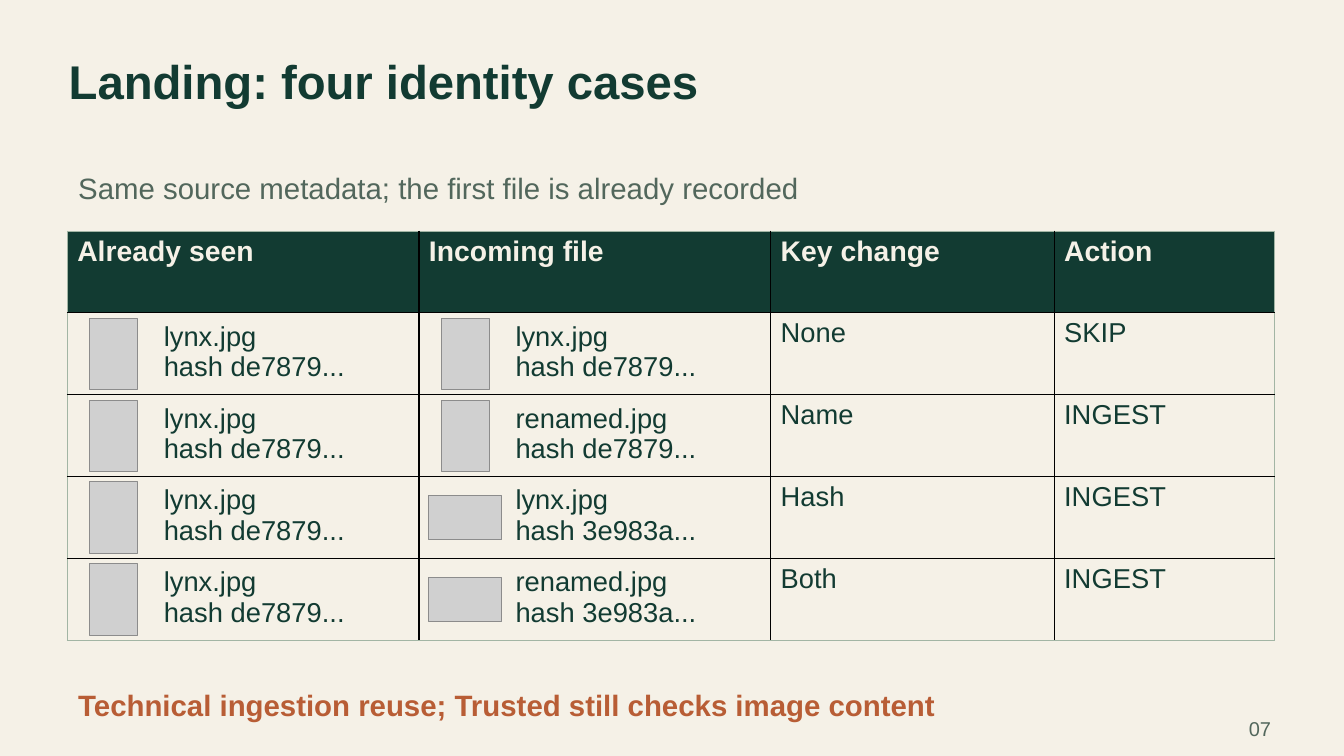
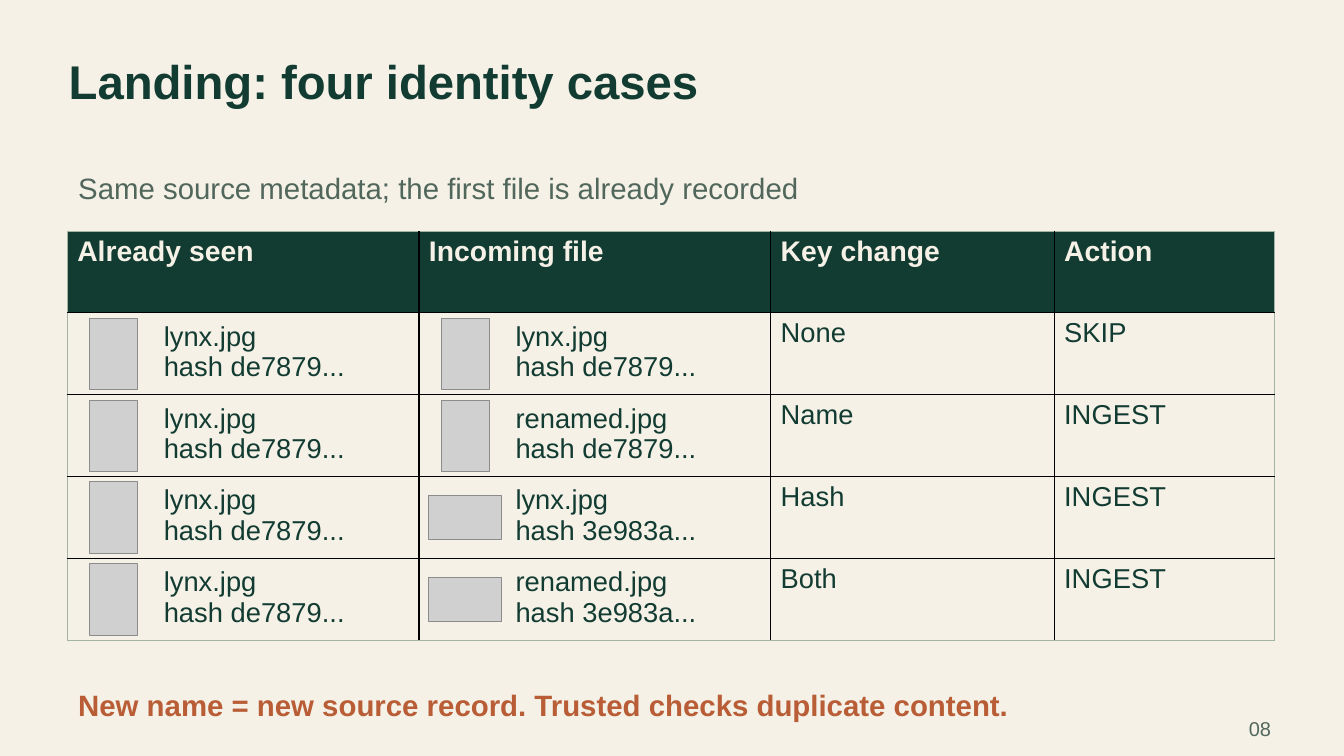
Before and after one commit to SambhavMayani/ADSBDB, a slide deck: slide 8 of docs/presentation/EcoSentinel_presentation.pptx (slide 7 before the commit). Drawn at 1344x756 pixels with LibreOffice and Linux fonts; fonts in the diff are those of the drawing; grey boxes stand for pictures. Boxes give left, top, right and bottom in pixels: in the first picture for what was removed or moved away, otherwise in the second. Text is boxed around its words. In the diff, an @@ line names an element or a change of style, - is before the commit and + after.

```diff
--- a/docs/presentation/EcoSentinel_presentation.pptx
+++ b/docs/presentation/EcoSentinel_presentation.pptx
@@ text at [78,694,1008,722]: text changed @@
-Technical ingestion reuse; Trusted still checks image content
+New name = new source record. Trusted checks duplicate content.
@@ text at [1249,722,1271,736]: text changed @@
-07
+08
```
Also in this commit, not shown: 19 other slides changed, 1 slide added, 29 other files.
